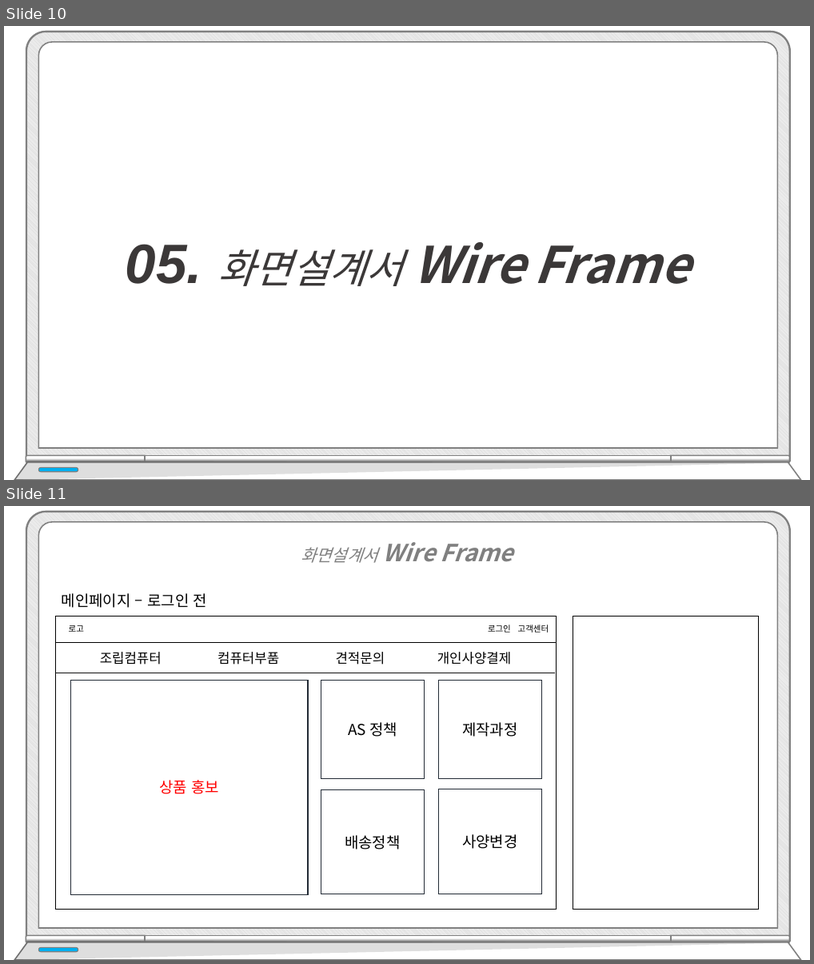
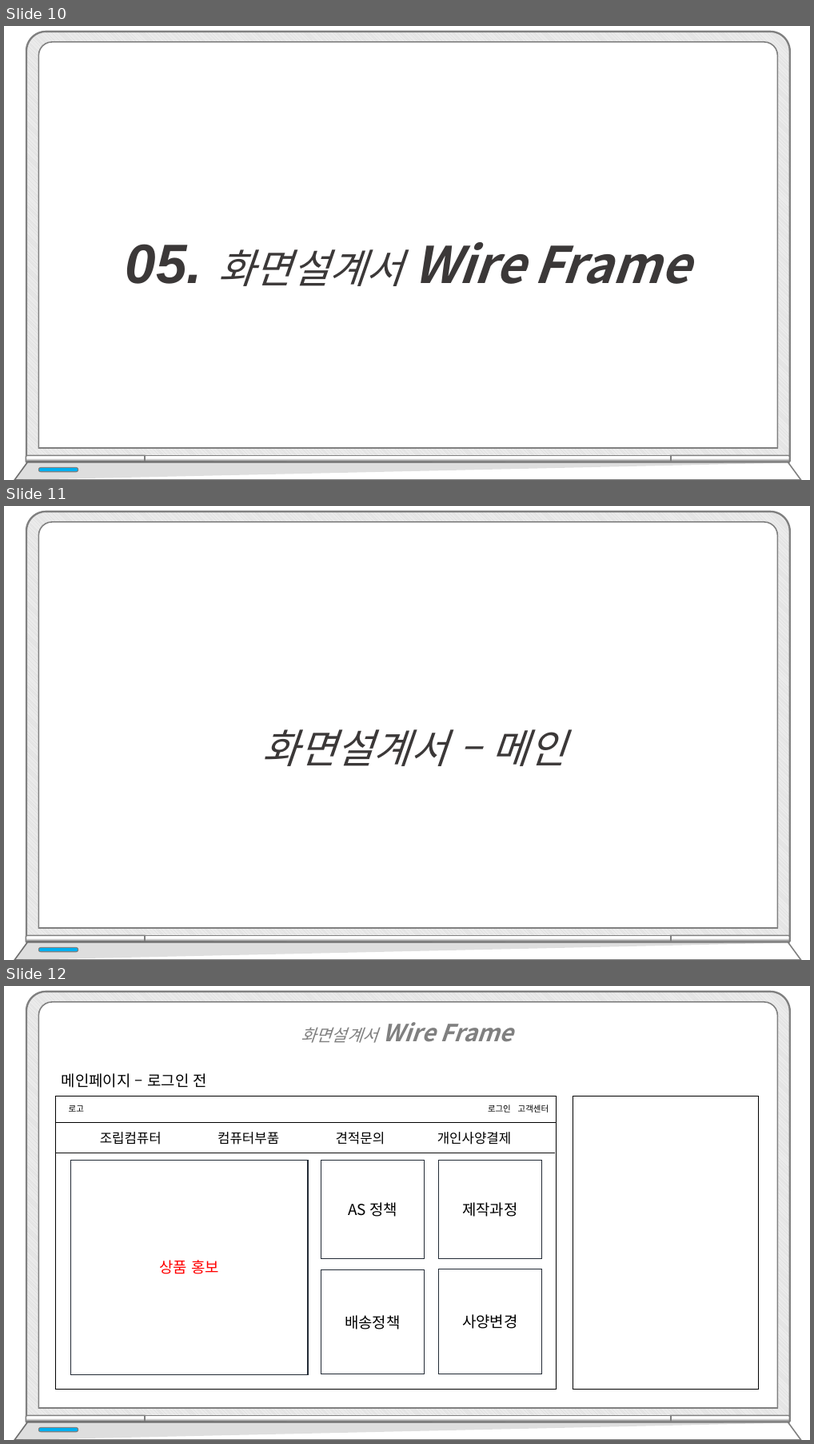
Before and after one commit to hhsw07/ezen-academy-projects, a slide deck: WebContent/발표/프로젝트5.pptx. Shown one above the other, each under a label of ours: slides 10 and 11 before the commit, slides 10, 11 and 12 after it. The pictures are 814x964 and 814x1444 pixels, drawn with LibreOffice and Linux fonts; fonts in the diff are those of the drawing. Boxes give left, top, right and bottom in pixels: in the first picture for what was removed or moved away, otherwise in the second. Text is boxed around its words. In the diff, an @@ line names an element or a change of style, - is before the commit and + after.

```diff
--- a/WebContent/발표/프로젝트5.pptx
+++ b/WebContent/발표/프로젝트5.pptx
@@ slide 11 added at (4, 506, 810, 960), background #FFFFFF @@
@@ text added at (262, 729, 566, 766), 48 pt, text #3B3838, italic @@
+화면설계서 – 메인
@@ group added at (14, 512, 802, 960): 5 round same rects, 2 freeform shapes, 1 rounded rectangle @@
@@ what was slide 11 is now slide 12 @@
```
Also in this commit, not shown: 4 other slides added.
